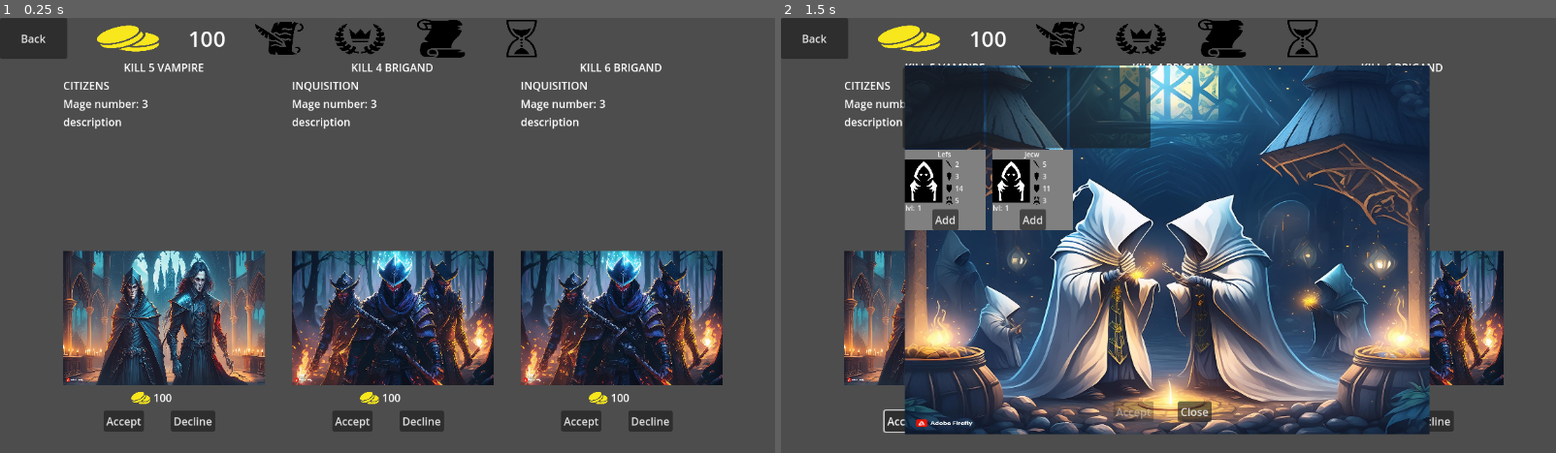
Above: before the commit, frames 1-2 (left to right).
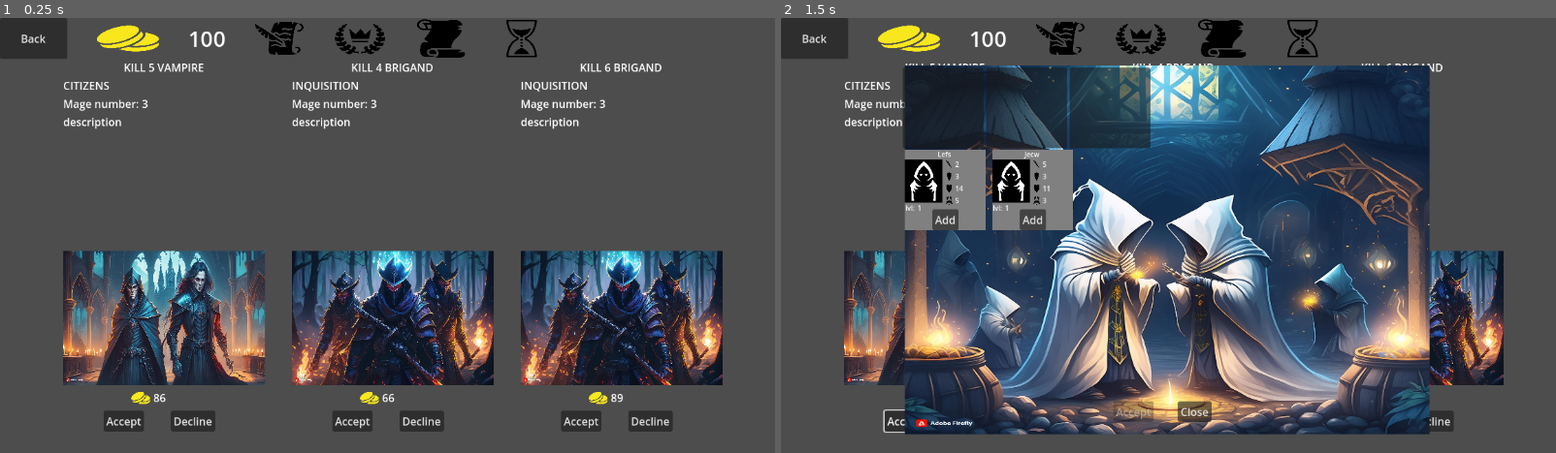
Above: after the commit, the same moments.

Repository: ualisars/ManagementPrototype
Game: Godot game, scene res://Scenes/mission_scene.tscn
Same seed, same stepped clock (60 frames per second), same inputs: the game is played once before the commit and once after it. This scene is started directly instead of the project's main scene.
Inputs:
- Up to frame 1 (0.25 s): no input
- Up to frame 2 (1.5 s): click "Accept" at 0.5 s; click "Accept" at 1.25 s

The runs differ from the first frame. In frame 1, less than 0.1% of the frame differs, in the area x 19-82%, y 86-89%; in frame 2, nothing differs.

Commit message:
add bounty to task

Diff:
--- a/Characters/characteristic.gd
+++ b/Characters/characteristic.gd
@@ -42,7 +42,7 @@
 	cast_speed = rng.randi_range(2, 5)
 	concentration = rng.randi_range(2, 6)
 
-	cost = health + attack + defense + concentration
+	cost = health + attack + defense + concentration + cast_speed
 
 func add_id(new_id: int) -> void:
 	id = new_id
--- a/Interface/Missions/task_container.gd
+++ b/Interface/Missions/task_container.gd
@@ -11,6 +11,7 @@
 @onready var task_texture: TextureRect = $TaskTexture
 
 @onready var mage_number_value_label: Label = $HBoxContainer/MageNumberValue
+@onready var bounty_value = $BountyMarginContainer/BountyContainer/BountyValue
 
 
 func _ready() -> void:
@@ -29,6 +30,7 @@
 	title_label.text = task.task_title
 	task_provider_label.text = task.task_provider
 	mage_number_value_label.text = str(task.mage_number)
+	bounty_value.text = str(task.bounty)
 
 	var image = load(task.image_path)
 	task_texture.texture = image
--- a/Tasks/Task.gd
+++ b/Tasks/Task.gd
@@ -27,6 +27,7 @@
 var id: int
 var task_number: int
 var characters: Array = []
+var bounty: int
 
 func init(
 	_action: ActionType,
@@ -51,3 +52,12 @@
 		for index in range(enemy_number):
 			var character: Characterictic = CharacterGenerator.create_character(false)
 			characters.append(character)
+
+		bounty = calculate_bounty()
+
+func calculate_bounty() -> int:
+	var bountry = 0
+	for character: Characterictic in characters:
+		bountry += round(character.cost / 2)
+
+	return bountry
